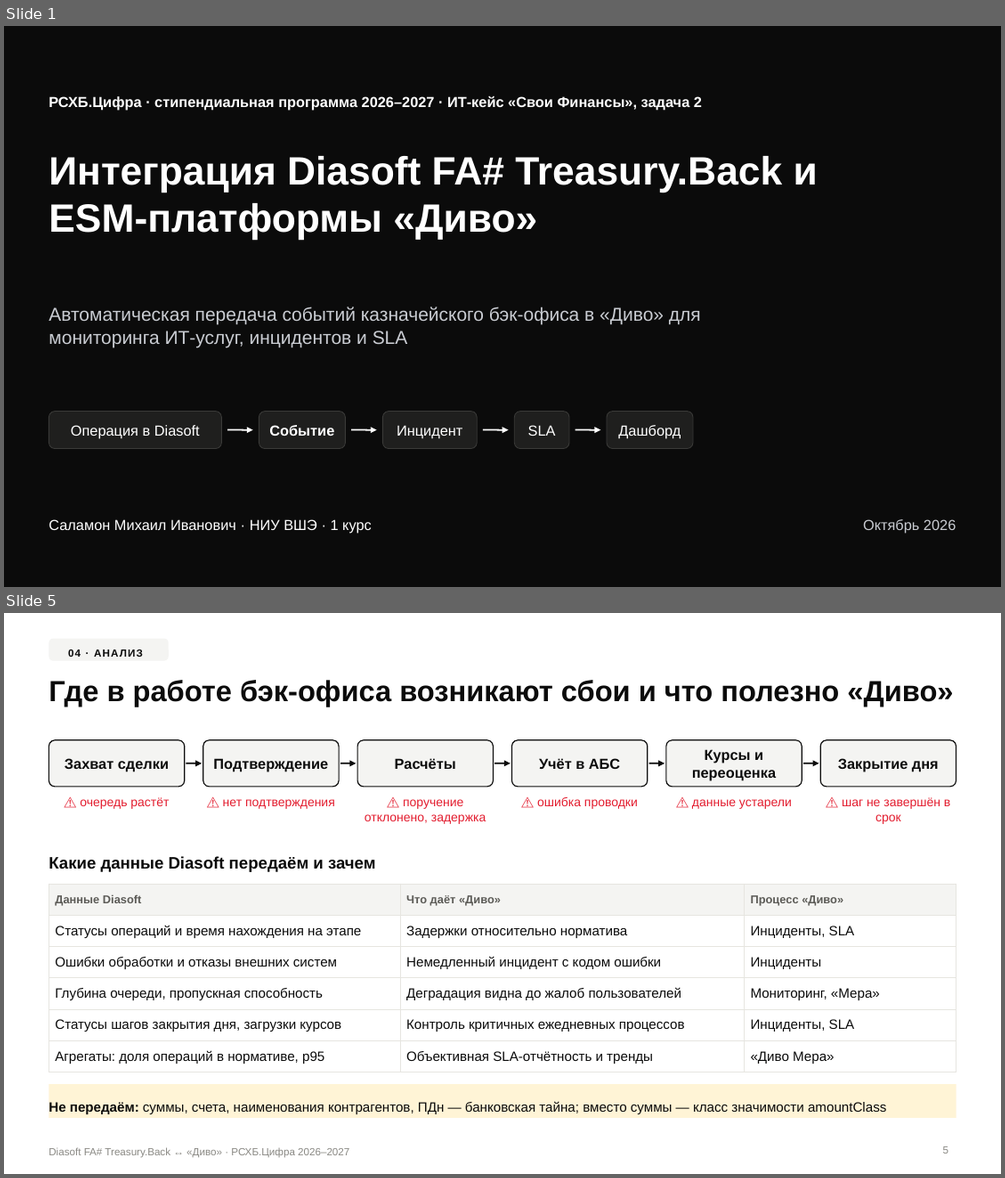
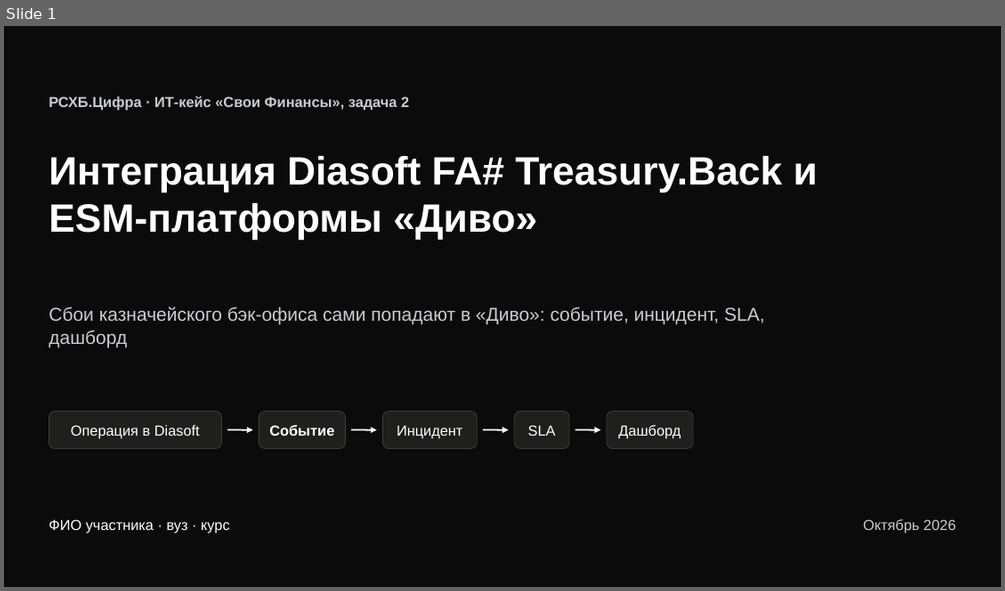
Before and after one commit to schierketsu/rshb, a slide deck: presentation/Diasoft-Divo-integration.pptx. Shown one above the other, each under a label of ours: slides 1 and 5 before the commit, slide 1 after it; the slides between them are not shown. The pictures are 1005x1178 and 1005x591 pixels, drawn with LibreOffice and Linux fonts; fonts in the diff are those of the drawing. Boxes give left, top, right and bottom in pixels: in the first picture for what was removed or moved away, otherwise in the second. Text is boxed around its words. In the diff, an @@ line names an element or a change of style, - is before the commit and + after.

```diff
--- a/presentation/Diasoft-Divo-integration.pptx
+++ b/presentation/Diasoft-Divo-integration.pptx
@@ slide 5 removed at (4, 613, 1001, 1174), background #FFFFFF @@
@@ rounded rectangle removed at (48, 639, 169, 661) @@
-04 · АНАЛИЗ
@@ title removed at (48, 680, 953, 706) @@
-Где в работе бэк-офиса возникают сбои и что полезно «Диво»
@@ rounded rectangle removed at (48, 740, 184, 787) @@
-Захват сделки
@@ rounded rectangle removed at (202, 740, 339, 787) @@
-Подтверждение
@@ rounded rectangle removed at (357, 740, 493, 787) @@
-Расчёты
@@ rounded rectangle removed at (512, 740, 647, 787) @@
-Учёт в АБС
@@ rounded rectangle removed at (666, 740, 802, 787) @@
-Курсы и переоценка
@@ rounded rectangle removed at (821, 740, 956, 787) @@
-Закрытие дня
@@ arrow removed from (186, 763) to (202, 763) @@
@@ arrow removed from (340, 763) to (356, 763) @@
@@ arrow removed from (494, 763) to (510, 763) @@
@@ arrow removed from (649, 763) to (665, 763) @@
@@ arrow removed from (803, 763) to (819, 763) @@
@@ text removed at (80, 797, 169, 809) @@
-⚠ очередь растёт
@@ text removed at (223, 799, 335, 809) @@
-⚠ нет подтверждения
@@ text removed at (364, 799, 485, 824) @@
-⚠ поручение отклонено, задержка
@@ text removed at (537, 797, 638, 809) @@
-⚠ ошибка проводки
@@ text removed at (692, 799, 792, 809) @@
-⚠ данные устарели
@@ text removed at (841, 797, 950, 824) @@
-⚠ шаг не завершён в срок
@@ text removed at (48, 856, 376, 872) @@
-Какие данные Diasoft передаём и зачем
@@ table removed at (48, 884, 956, 1067), 6 rows, 3 columns @@
-Данные Diasoft | Что даёт «Диво» | Процесс «Диво»
-Статусы операций и время нахождения на этапе | Задержки относительно норматива | Инциденты, SLA
-Ошибки обработки и отказы внешних систем | Немедленный инцидент с кодом ошибки | Инциденты
-Глубина очереди, пропускная способность | Деградация видна до жалоб пользователей | Мониторинг, «Мера»
-Статусы шагов закрытия дня, загрузки курсов | Контроль критичных ежедневных процессов | Инциденты, SLA
-Агрегаты: доля операций в нормативе, p95 | Объективная SLA-отчётность и тренды | «Диво Мера»
@@ rectangle removed at (48, 1084, 956, 1118) @@
-Не передаём: суммы, счета, наименования контрагентов, ПДн — банковская тайна; вместо суммы — класс значимости amountClass
@@ page number removed at (943, 1146, 948, 1153) @@
-5
@@ text removed at (48, 1147, 349, 1158) @@
-Diasoft FA# Treasury.Back ↔ «Диво» · РСХБ.Цифра 2026–2027
@@ slide 1 changed as well @@
@@ text at (48, 96, 409, 111): text changed; text colour #FFFFFF to #C9CCD2 @@
-РСХБ.Цифра · стипендиальная программа 2026–2027 · ИТ-кейс «Свои Финансы», задача 2
+РСХБ.Цифра · ИТ-кейс «Свои Финансы», задача 2
@@ text at (48, 306, 764, 347): text changed @@
-Автоматическая передача событий казначейского бэк-офиса в «Диво» для мониторинга ИТ-услуг, инцидентов и SLA
+Сбои казначейского бэк-офиса сами попадают в «Диво»: событие, инцидент, SLA, дашборд
@@ text at (48, 519, 230, 533): text changed @@
-Саламон Михаил Иванович · НИУ ВШЭ · 1 курс
+ФИО участника · вуз · курс
```
Also in this commit, not shown: 5 other slides changed, 11 slides added, 16 other slides removed, 9 other files.
